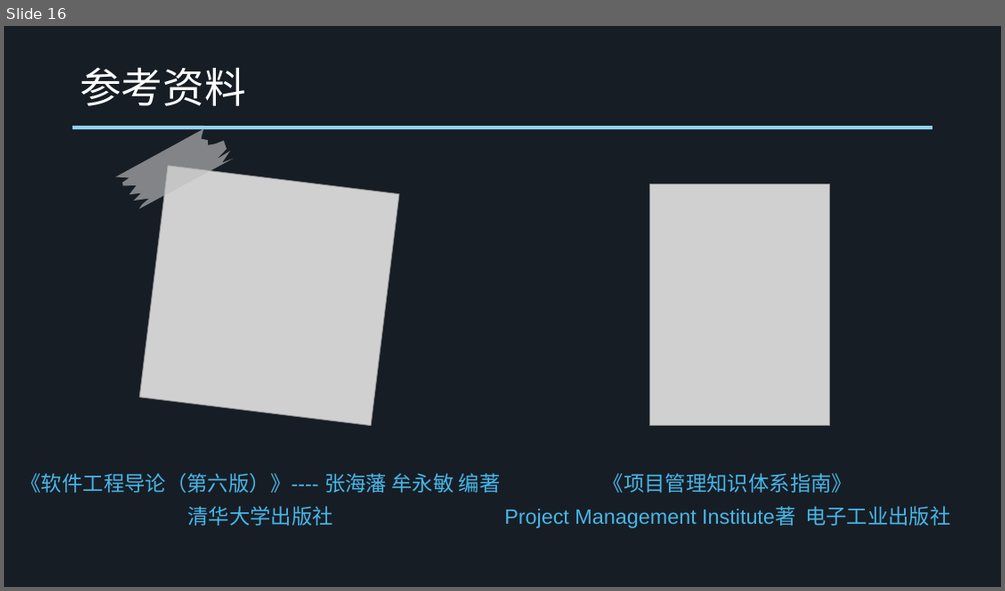
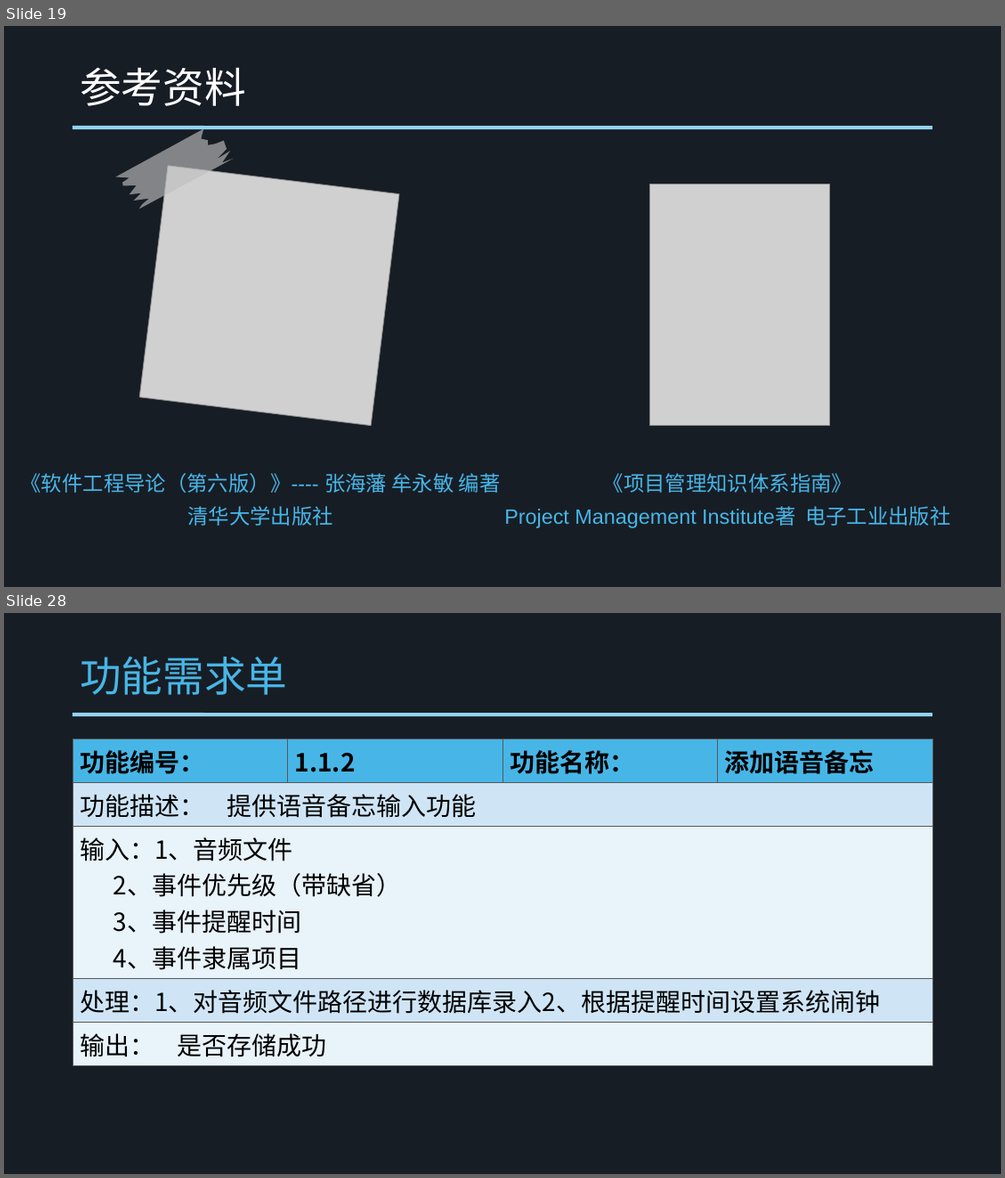
Before and after one commit to SE-2017-G4/SE-2017, a slide deck: Document/SE2017-G4 项目计划书.ppt. Shown one above the other, each under a label of ours: slide 16 before the commit, slides 19 and 28 after it; the slides between them are not shown. The pictures are 1005x591 and 1005x1178 pixels, drawn with LibreOffice and Linux fonts; fonts in the diff are those of the drawing; grey boxes stand for pictures. Boxes give left, top, right and bottom in pixels: in the first picture for what was removed or moved away, otherwise in the second. Text is boxed around its words. In the diff, an @@ line names an element or a change of style, - is before the commit and + after.

Commit message:
新增需求说明书，修改项目计划，上传界面原型

```diff
--- a/Document/SE2017-G4 项目计划书.ppt
+++ b/Document/SE2017-G4 项目计划书.ppt
@@ slide 28 added at bbox=[4, 613, 1001, 1174], background #171D25; not listed: 1 template element that a slide beside it also shows @@
@@ title added at bbox=[80, 657, 287, 695], 40 pt, text #47B6E7 @@
+功能需求单
@@ table added at bbox=[73, 739, 932, 1061], 5 rows, 4 columns @@
+功能编号： | 1.1.2 | 功能名称： | 添加语音备忘
+功能描述： 提供语音备忘输入功能 |  |  | 
+输入：1、音频文件 / 2、事件优先级（带缺省） / 3、事件提醒时间 / 4、事件隶属项目 |  |  | 
+处理：1、对音频文件路径进行数据库录入2、根据提醒时间设置系统闹钟 |  |  | 
+输出： 是否存储成功 |  |  | 
@@ what was slide 16 is now slide 19 @@
```
Also in this commit, not shown: 7 slides changed, 38 other slides added, 1 slide removed, 33 other files.
